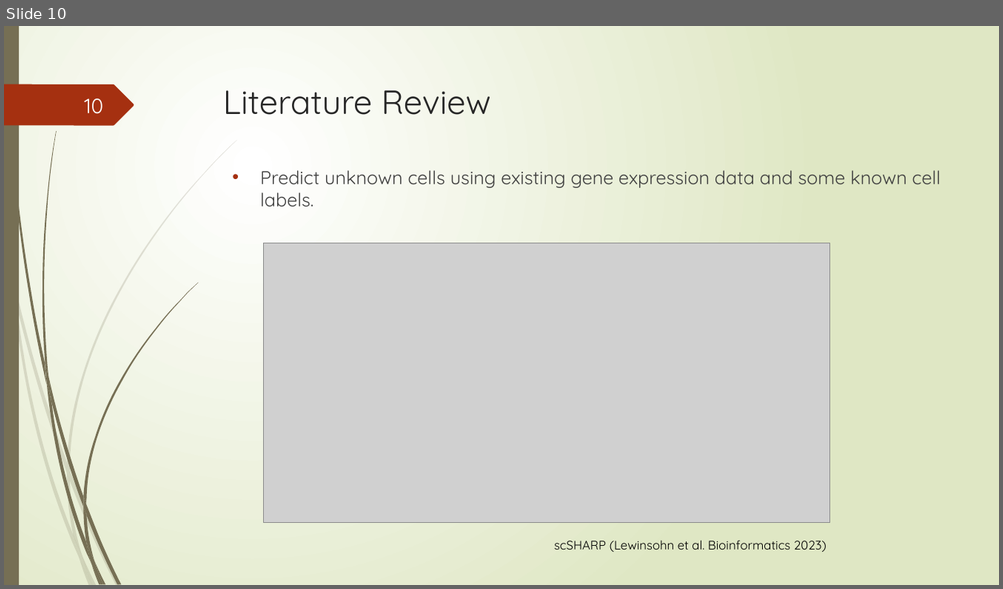
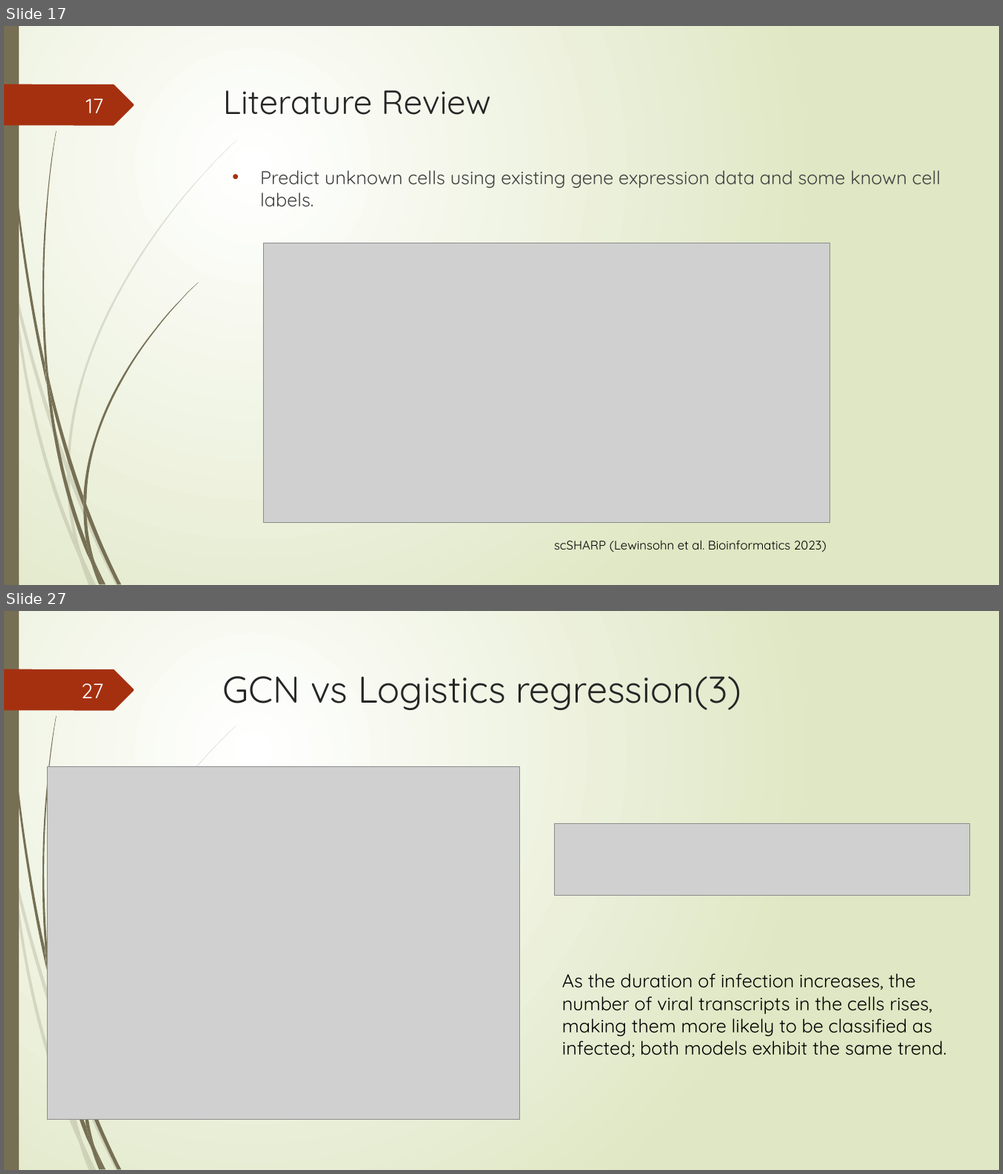
Before and after one commit to Lai-jun-yan/Academia-Sinica-internship-project, a slide deck: 暑期實習進度報告/presentation_final.pptx. Shown one above the other, each under a label of ours: slide 10 before the commit, slides 17 and 27 after it; the slides between them are not shown. The pictures are 1003x589 and 1003x1174 pixels, drawn with LibreOffice and Linux fonts; fonts in the diff are those of the drawing; grey boxes stand for pictures. Boxes give left, top, right and bottom in pixels: in the first picture for what was removed or moved away, otherwise in the second. Text is boxed around its words. In the diff, an @@ line names an element or a change of style, - is before the commit and + after.

```diff
--- a/暑期實習進度報告/presentation_final.pptx
+++ b/暑期實習進度報告/presentation_final.pptx
@@ slide 27 added at box(4, 611, 999, 1170), background gradient #FFFFFF to #DFE8C4; not listed: 20 template elements that a slide beside it also shows @@
@@ title added at box(223, 676, 742, 710), 36 pt, text #262626 @@
+GCN vs Logistics regression(3)
@@ page number added at box(81, 684, 103, 698), 20 pt, text #FEFFFF @@
+27
@@ picture added at box(47, 767, 520, 1120) @@
@@ picture added at box(555, 823, 970, 895) @@
@@ text added at box(562, 974, 946, 1057), 18 pt, text #000000 @@
+As the duration of infection increases, the number of viral transcripts in the cells rises, making them more likely to be classified as infected; both models exhibit the same trend.
@@ what was slide 10 is now slide 17 @@
@@ page number at box(86, 99, 104, 113): text changed @@
-10
+17
```
Also in this commit, not shown: 5 slides changed, 18 other slides added, 3 slides removed.
